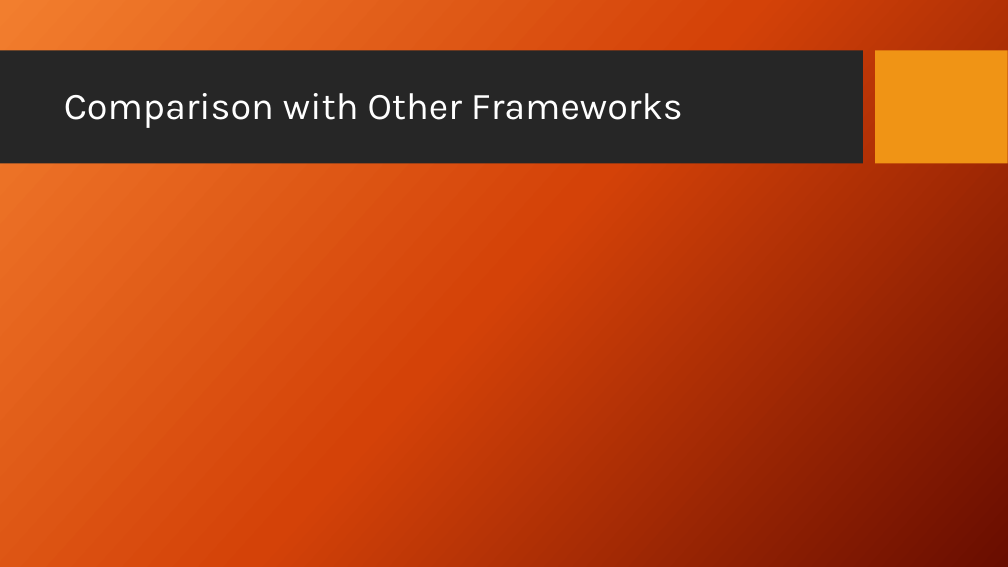
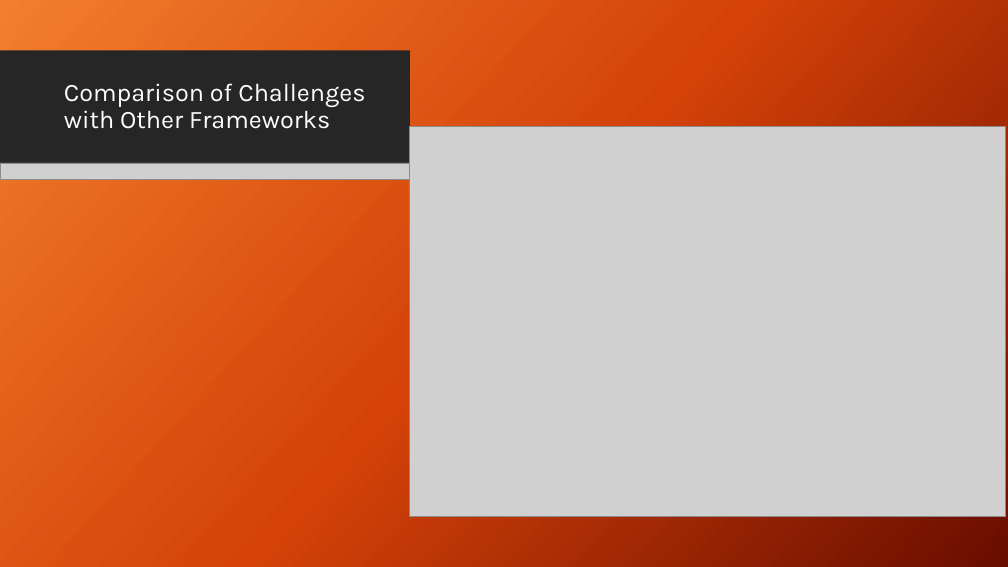
Before and after one commit to agx01/gans_presentation, a slide deck: slide 11 of GANs_Presentation.pptx (slide 9 before the commit). Drawn at 1008x567 pixels with LibreOffice and Linux fonts; fonts in the diff are those of the drawing; grey boxes stand for pictures; background and template pictures are left out. Boxes give left, top, right and bottom in pixels: in the first picture for what was removed or moved away, otherwise in the second. Text is boxed around its words. In the diff, an @@ line names an element or a change of style, - is before the commit and + after.

```diff
--- a/GANs_Presentation.pptx
+++ b/GANs_Presentation.pptx
@@ rectangle added at bbox=[0, 0, 1008, 567], fill gradient #F18031 to #D54209 to #6A0D00 @@
@@ rectangle added at bbox=[0, 51, 410, 164], fill #262626 @@
@@ title at bbox=[64, 83, 365, 129]: text changed; size 36 to 24 pt @@
-Comparison with Other Frameworks
+Comparison of Challenges with Other Frameworks
@@ picture added at bbox=[410, 126, 1006, 516] @@
@@ picture added at bbox=[0, 163, 410, 179] @@
```
Also in this commit, not shown: 6 other slides changed, 2 slides added.
